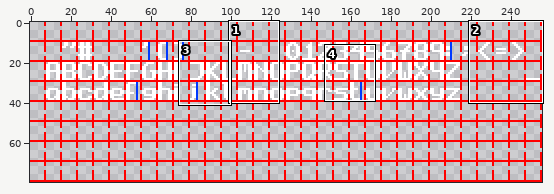
Edited in one commit: pixel-art file (medium/font.aseprite). Above, an overview of the earlier version with the close-up marked.
Close-up. The starting point:
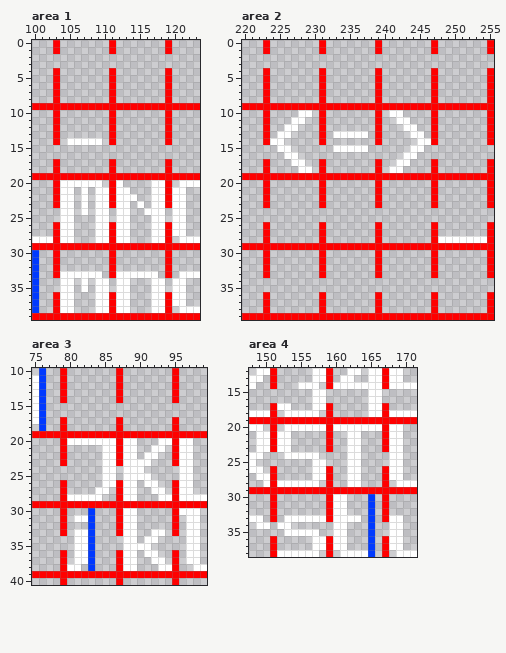
256x80 pixels, 1 frame. Shown: area 1: x 100..123, y 0..39; area 2: x 220..255, y 0..39; area 3: x 75..99, y 10..40; area 4: x 148..171, y 12..38. The commit also changed other parts of the picture, which this record leaves out.
New version:
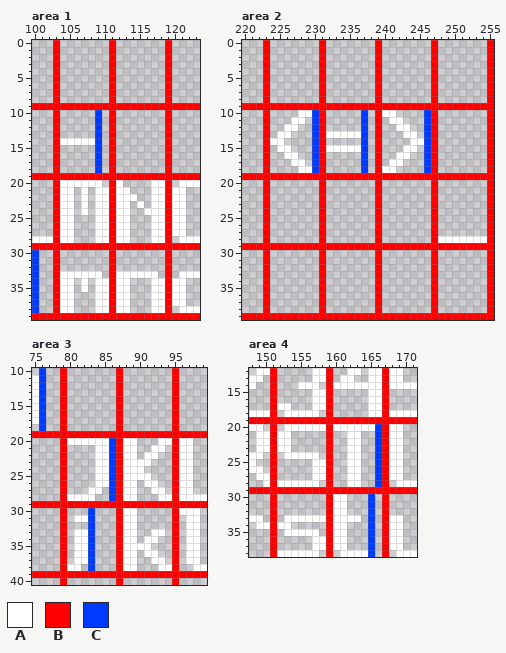
Palette (. is transparent): A #ffffff  B #ff0000  C #0039ff
From old to new:
--- area 1, layers "Font", "Prop Guides", "Guide"
@@ x 100..123 @@
  1 ...B.......B.......B....
- 2 ........................
- 3 ........................
+ 2 ...B.......B.......B....
+ 3 ...B.......B.......B....
  4 ...B.......B.......B....
@@ x 100..123 @@
  9 BBBBBBBBBBBBBBBBBBBBBBBB
-10 ...B.......B.......B....
-11 ...B.......B.......B....
-12 ...B.......B.......B....
-13 ...B.......B.......B....
-14 ...B.AAAAA.B.......B....
-15 ........................
-16 ........................
-17 ...B.......B.......B....
-18 ...B.......B.......B....
+10 ...B.....C.B.......B....
+11 ...B.....C.B.......B....
+12 ...B.....C.B.......B....
+13 ...B.....C.B.......B....
+14 ...BAAAAAC.B.......B....
+15 ...B.....C.B.......B....
+16 ...B.....C.B.......B....
+17 ...B.....C.B.......B....
+18 ...B.....C.B.......B....
 19 BBBBBBBBBBBBBBBBBBBBBBBB
@@ x 100..123 @@
 23 ...BAA.A.AABAA.A.AABAA..
-24 ....AA.A.AA.AA..AAA.AA..
-25 ....AA...AA.AA...AA.AA..
+24 ...BAA.A.AABAA..AAABAA..
+25 ...BAA...AABAA...AABAA..
 26 ...BAA...AABAA...AABAA..
@@ x 100..123 @@
 33 C..BAAAAAA.BAAAAAA.B.AAA
-34 C...AA.A.AA.AA...AA.AA..
-35 C...AA.A.AA.AA...AA.AA..
+34 C..BAA.A.AABAA...AABAA..
+35 C..BAA.A.AABAA...AABAA..
 36 C..BAA...AABAA...AABAA..
--- area 2, layers "Font", "Prop Guides", "Guide"
@@ x 220..255 @@
  1 ...B.......B.......B.......B.......B
- 2 ....................................
- 3 ....................................
+ 2 ...B.......B.......B.......B.......B
+ 3 ...B.......B.......B.......B.......B
  4 ...B.......B.......B.......B.......B
@@ x 220..255 @@
  9 BBBBBBBBBBBBBBBBBBBBBBBBBBBBBBBBBBBB
-10 ...B....AA.B.......B.AA....B.......B
-11 ...B...AA..B.......B..AA...B.......B
-12 ...B..AA...B.......B...AA..B.......B
-13 ...B.AA....B.AAAAA.B....AA.B.......B
-14 ...BAA.....B.......B.....AAB.......B
-15 .....AA......AAAAA......AA..........
-16 ......AA...............AA...........
-17 ...B...AA..B.......B..AA...B.......B
-18 ...B....AA.B.......B.AA....B.......B
+10 ...B....AACB.....C.BAA....CB.......B
+11 ...B...AA.CB.....C.B.AA...CB.......B
+12 ...B..AA..CB.....C.B..AA..CB.......B
+13 ...B.AA...CBAAAAAC.B...AA.CB.......B
+14 ...BAA....CB.....C.B....AACB.......B
+15 ...B.AA...CBAAAAAC.B...AA.CB.......B
+16 ...B..AA..CB.....C.B..AA..CB.......B
+17 ...B...AA.CB.....C.B.AA...CB.......B
+18 ...B....AACB.....C.BAA....CB.......B
 19 BBBBBBBBBBBBBBBBBBBBBBBBBBBBBBBBBBBB
@@ x 220..255 @@
 23 ...B.......B.......B.......B.......B
-24 ....................................
-25 ....................................
+24 ...B.......B.......B.......B.......B
+25 ...B.......B.......B.......B.......B
 26 ...B.......B.......B.......B.......B
@@ x 220..255 @@
 33 ...B.......B.......B.......B.......B
-34 ....................................
-35 ....................................
+34 ...B.......B.......B.......B.......B
+35 ...B.......B.......B.......B.......B
 36 ...B.......B.......B.......B.......B
--- area 3, layers "Font", "Prop Guides", "Guide"
@@ x 75..99 @@
 14 AC..B.......B.......B....
-15 AC.......................
-16 AC.......................
+15 AC..B.......B.......B....
+16 AC..B.......B.......B....
 17 AC..B.......B.......B....
@@ x 75..99 @@
 19 BBBBBBBBBBBBBBBBBBBBBBBBB
-20 ....BAAAAAAABAA...AABAA..
-21 ....B.....AABAA..AA.BAA..
-22 ....B.....AABAA.AA..BAA..
-23 ....B.....AABAAAA...BAA..
-24 ..........AA.AAA.....AA..
-25 ..........AA.AAAA....AA..
-26 ....B.....AABAA.AA..BAA..
-27 ....B....AA.BAA..AA.BAA..
-28 ....BAAAAA..BAA...AABAAAA
+20 ....BAAAAAACBAA...AABAA..
+21 ....B....AACBAA..AA.BAA..
+22 ....B....AACBAA.AA..BAA..
+23 ....B....AACBAAAA...BAA..
+24 ....B....AACBAAA....BAA..
+25 ....B....AACBAAAA...BAA..
+26 ....B....AACBAA.AA..BAA..
+27 ....B...AA.CBAA..AA.BAA..
+28 ....BAAAA..CBAA...AABAAAA
 29 BBBBBBBBBBBBBBBBBBBBBBBBB
@@ x 75..99 @@
 33 ....B.AAC...BAA..AA.B.AA.
-34 ......AAC....AA.AA....AA.
-35 ......AAC....AAAA.....AA.
+34 ....B.AAC...BAA.AA..B.AA.
+35 ....B.AAC...BAAAA...B.AA.
 36 ....B.AAC...BAA.AA..B.AA.
--- area 4, layers "Font", "Prop Guides", "Guide"
@@ x 148..171 @@
 14 A..B...AAA.BAAAAAAABAAAA
-15 .........AA......AA.....
-16 .........AA......AA.....
+15 ...B.....AAB.....AAB....
+16 ...B.....AAB.....AAB....
 17 ...BAA...AAB.....AAB....
@@ x 148..171 @@
 19 BBBBBBBBBBBBBBBBBBBBBBBB
-20 AA.B.AAAAAABAAAAAAABAA..
-21 .AABAA.....B..AA...BAA..
-22 .AABAA.....B..AA...BAA..
-23 .AABAA.....B..AA...BAA..
-24 AA...AAAAA....AA....AA..
-25 A........AA...AA....AA..
-26 AA.B.....AAB..AA...BAA..
-27 .AAB.....AAB..AA...BAA..
-28 ..ABAAAAAA.B..AA...B.AAA
+20 AA.B.AAAAAABAAAAAACBAA..
+21 .AABAA.....B..AA..CBAA..
+22 .AABAA.....B..AA..CBAA..
+23 .AABAA.....B..AA..CBAA..
+24 AA.B.AAAAA.B..AA..CBAA..
+25 A..B.....AAB..AA..CBAA..
+26 AA.B.....AAB..AA..CBAA..
+27 .AAB.....AAB..AA..CBAA..
+28 ..ABAAAAAA.B..AA..CB.AAA
 29 BBBBBBBBBBBBBBBBBBBBBBBB
@@ x 148..171 @@
 33 AA.B.AAAAAABAAAA.C.BAA..
-34 .AA.AA......AA...C..AA..
-35 .....AAAAA..AA...C..AA..
+34 .AABAA.....BAA...C.BAA..
+35 ...B.AAAAA.BAA...C.BAA..
 36 ...B.....AABAA...C.BAA..
